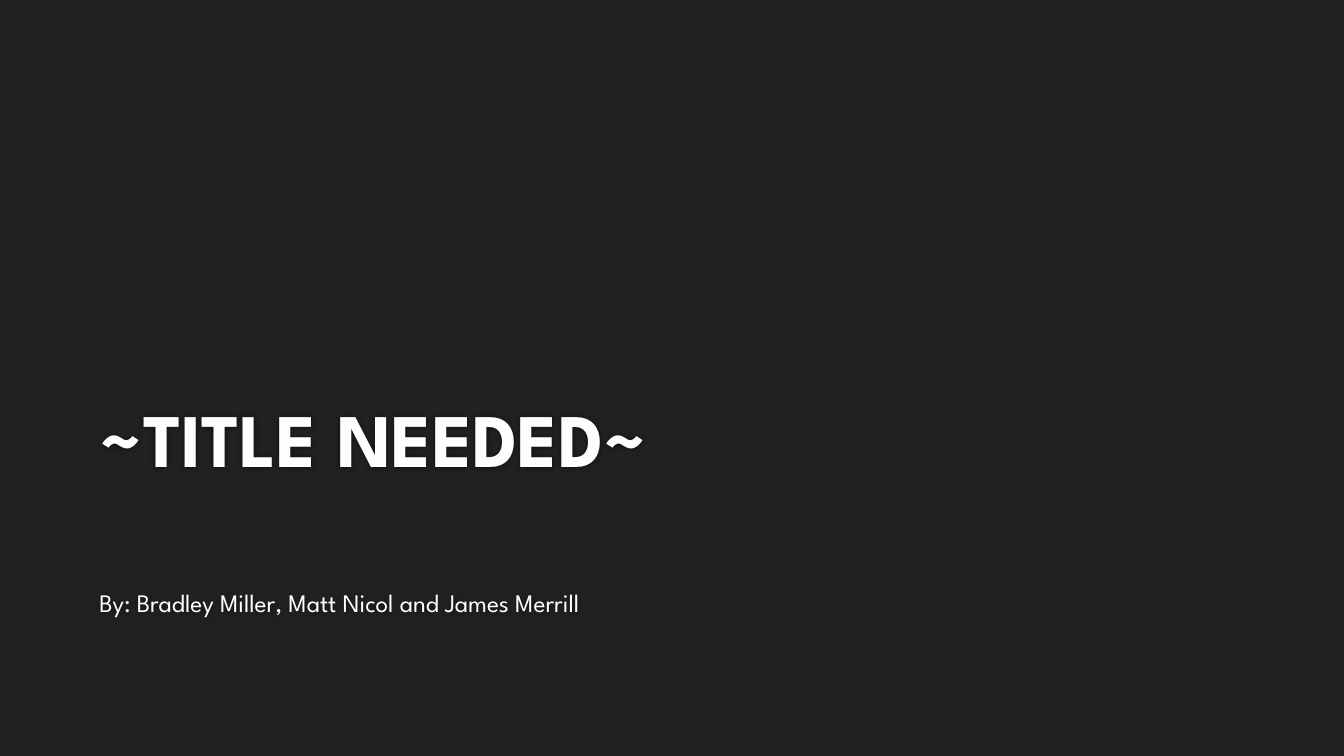
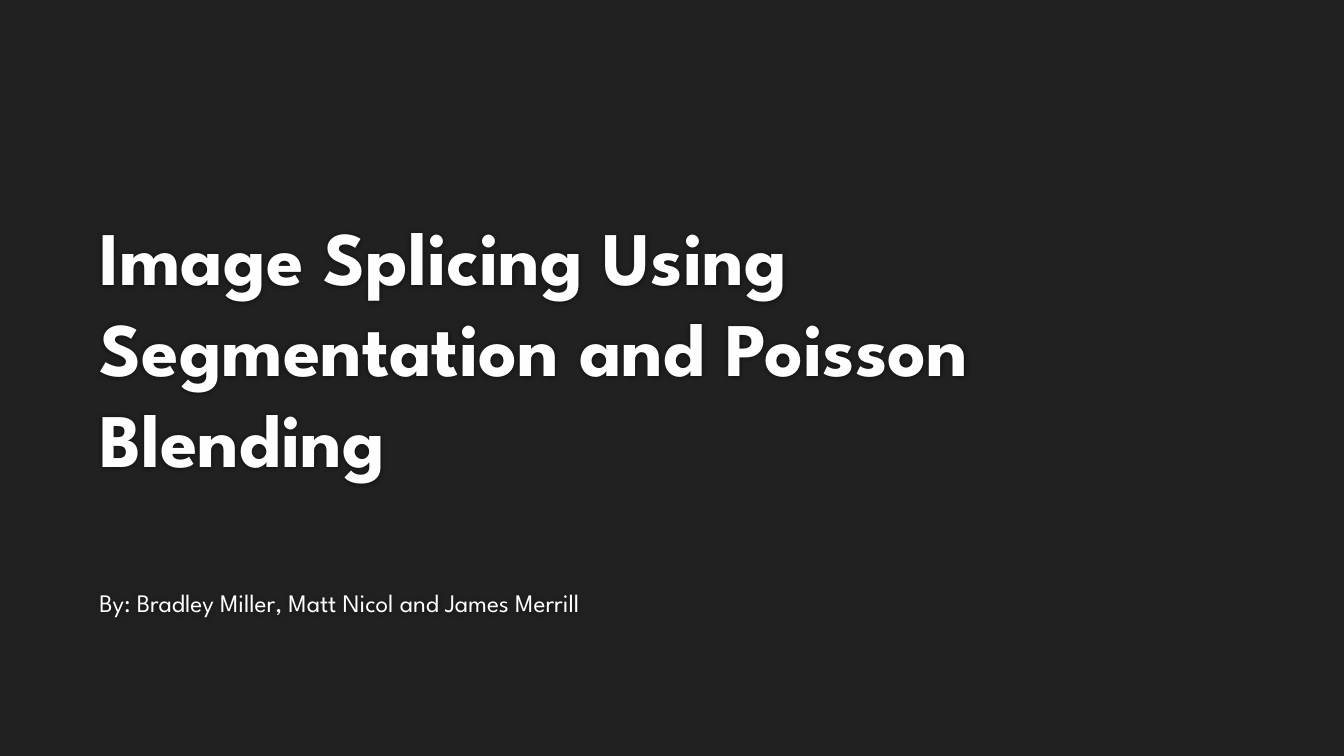
Before and after one commit to mnicol/CS534FinalProject, a slide deck: slide 1 of 534_pres.pptx. Drawn at 1344x756 pixels with LibreOffice and Linux fonts; fonts in the diff are those of the drawing; background and template pictures are left out. Boxes give left, top, right and bottom in pixels: in the first picture for what was removed or moved away, otherwise in the second. Text is boxed around its words. In the diff, an @@ line names an element or a change of style, - is before the commit and + after.

Commit message:
Updated PowerPoint and added references to inspiration for Poisson blender

```diff
--- a/534_pres.pptx
+++ b/534_pres.pptx
@@ title at <box>99,233,968,484</box>: text changed @@
-~TITLE NEEDED~
+Image Splicing Using Segmentation and Poisson Blending
```
Also in this commit, not shown: 2 slides added, 1 slide removed, 1 other file.
